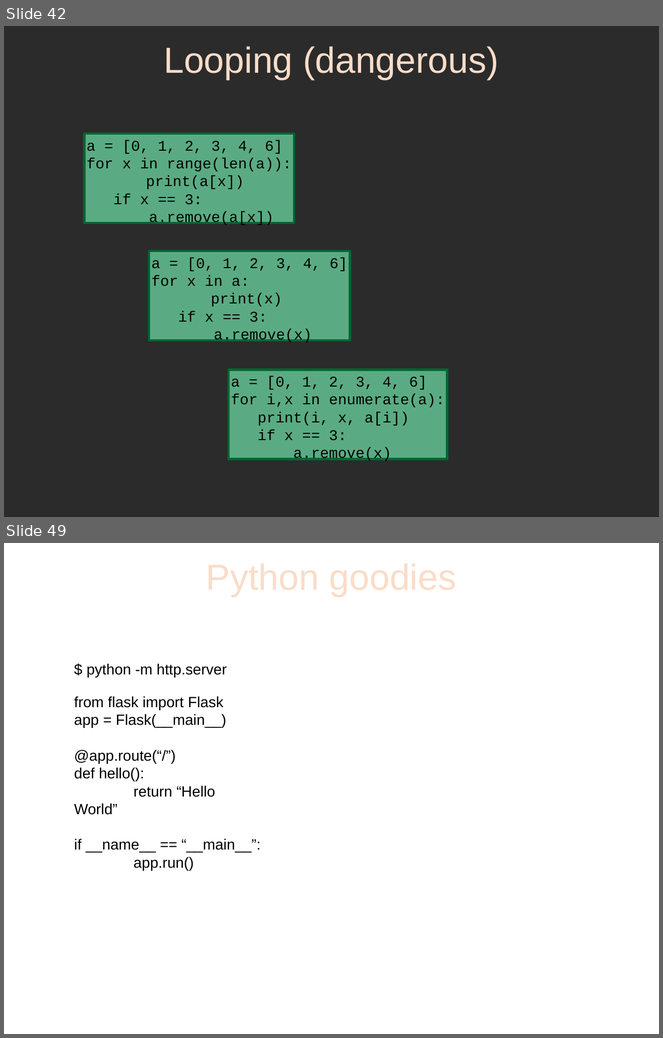
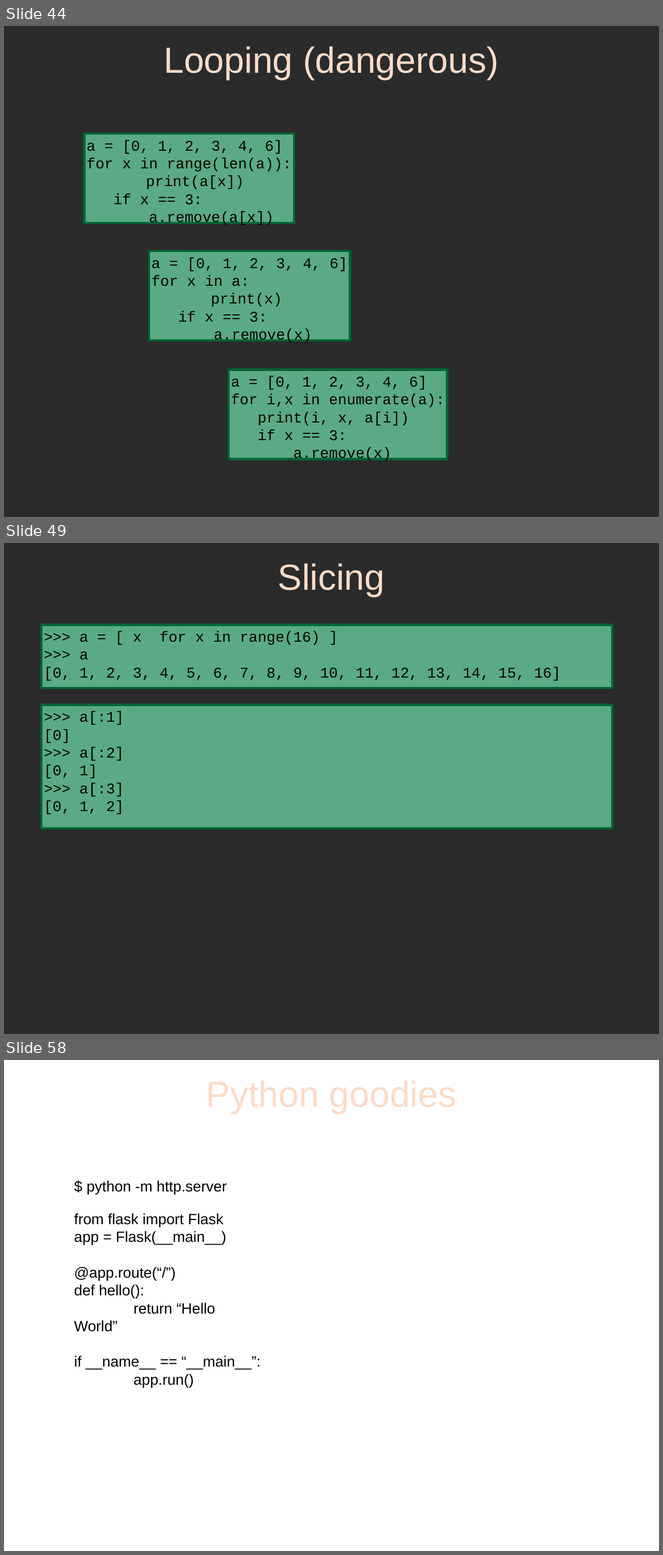
Before and after one commit to sphaero/workshops, a slide deck: PythonFu/presentation.odp. Shown one above the other, each under a label of ours: slides 42 and 49 before the commit, slides 44, 49 and 58 after it; the slides between them are not shown. The pictures are 663x1038 and 663x1555 pixels, drawn with LibreOffice and Linux fonts; fonts in the diff are those of the drawing; background and template pictures are left out; a plain dark background stands for a picture behind light text. Boxes give left, top, right and bottom in pixels: in the first picture for what was removed or moved away, otherwise in the second. Text is boxed around its words. In the diff, an @@ line names an element or a change of style, - is before the commit and + after.

```diff
--- a/PythonFu/presentation.odp
+++ b/PythonFu/presentation.odp
@@ slide 49 added at box(4, 543, 659, 1034), background picture (left out) @@
@@ title added at box(278, 563, 385, 597), 44 pt, text #FADCC8 @@
+Slicing
@@ rectangle added at box(41, 625, 613, 688), fill #66CC99 at 80% opacity, outline #006633 2.89 pt, 18 pt, text #000000 @@
+>>> a = [ x for x in range(16) ]
+>>> a
+[0, 1, 2, 3, 4, 5, 6, 7, 8, 9, 10, 11, 12, 13, 14, 15, 16]
@@ rectangle added at box(41, 705, 613, 829), fill #66CC99 at 80% opacity, outline #006633 2.89 pt, 18 pt, text #000000 @@
+>>> a[:1]
+[0]
+>>> a[:2]
+[0, 1]
+>>> a[:3]
+[0, 1, 2]
@@ what was slide 42 is now slide 44 @@
@@ what was slide 49 is now slide 58 @@
```
Also in this commit, not shown: 9 slides changed, 9 other slides added, 1 slide removed, 2 other files.
